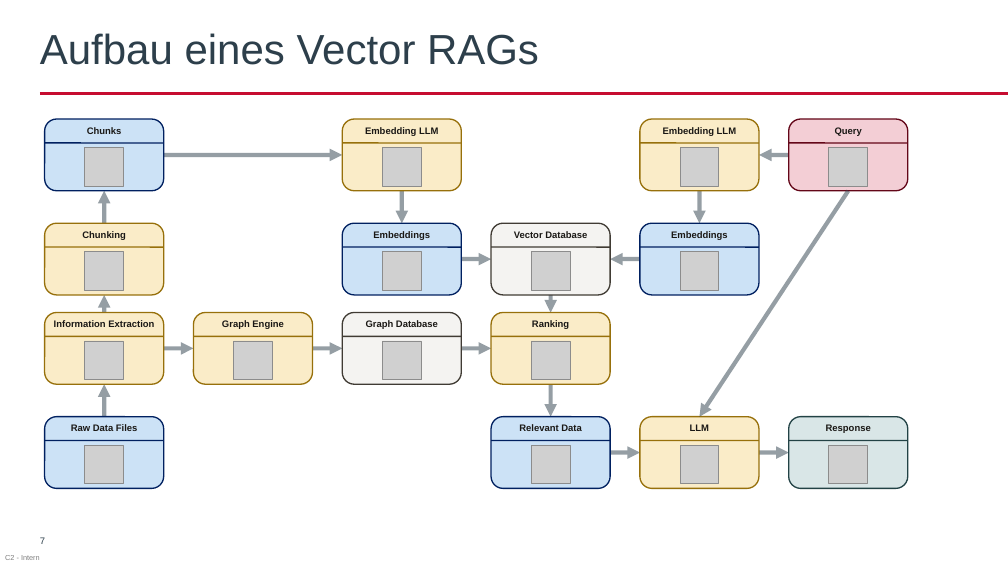
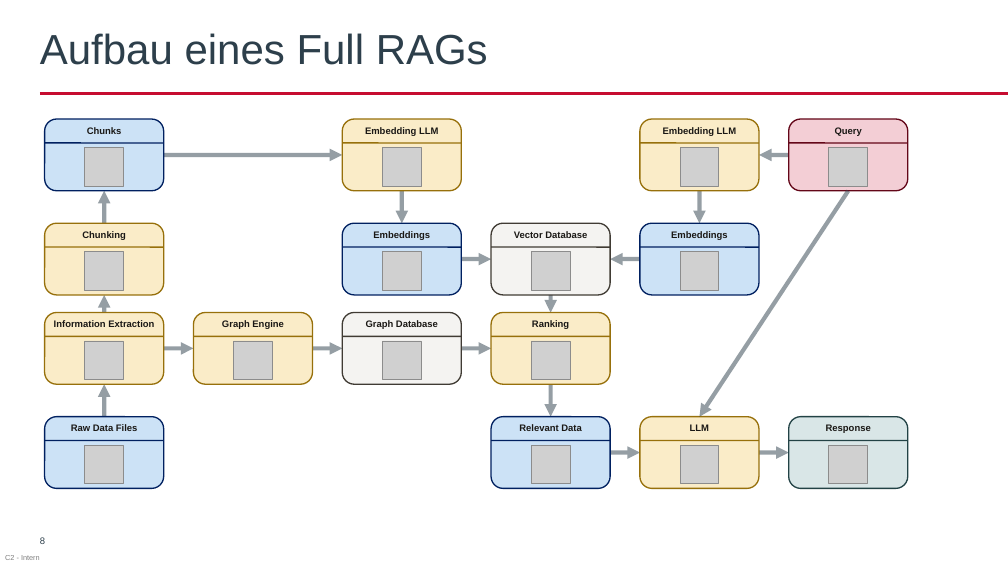
Before and after one commit to AkrosAG/RAG-Workshop, a slide deck: slide 8 of RAG_Workshop.pptx (slide 7 before the commit). Drawn at 1008x567 pixels with LibreOffice and Linux fonts; fonts in the diff are those of the drawing; grey boxes stand for pictures; background and template pictures are left out. Boxes give left, top, right and bottom in pixels: in the first picture for what was removed or moved away, otherwise in the second. Text is boxed around its words. In the diff, an @@ line names an element or a change of style, - is before the commit and + after.

```diff
--- a/RAG_Workshop.pptx
+++ b/RAG_Workshop.pptx
@@ title at [40, 33, 488, 65]: text changed @@
-Aufbau eines Vector RAGs
+Aufbau eines Full RAGs
@@ page number at [40, 537, 45, 547]: text changed @@
-7
+8
```
Also in this commit, not shown: 11 other slides changed, 1 slide added, 1 slide removed.
